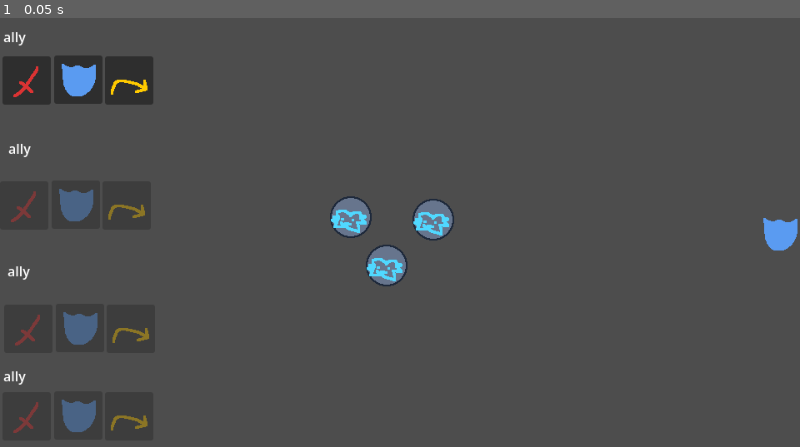
Above: before the commit, frame 1.
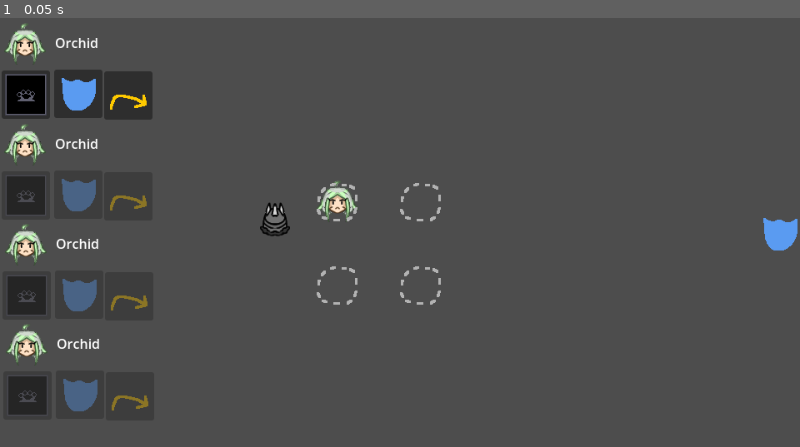
Above: after the commit, the same moment.

Repository: glaceonicc/land-of-the-bleeding-sun
Game: Godot game, scene res://battle.tscn
Same seed, same stepped clock (60 frames per second), same inputs: the game is played once before the commit and once after it. The project has no main scene, so this scene is started directly.
Inputs:
- Up to frame 1 (0.05 s): no input

The runs differ from the first frame. In frame 1, 7.0% of the frame differs, in the area x 0-57%, y 1-97%.

Commit message:
prototype3 ui
okau

Diff:
--- a/action_button.gd
+++ b/action_button.gd
@@ -12,6 +12,15 @@
 		disabled = false
 	else:
 		disabled = true
+	if buttontype == "a":
+		if id == 1:
+			icon = load(gl.w1.get("stats").get("sprite"))
+		if id == 2:
+			icon = load(gl.w2.get("stats").get("sprite"))
+		if id == 3:
+			icon = load(gl.w3.get("stats").get("sprite"))
+		if id == 4:
+			icon = load(gl.w4.get("stats").get("sprite"))
 
 func _on_pressed() -> void:
 	if buttontype == "b":
--- /dev/null
+++ b/allies.gd
@@ -0,0 +1,21 @@
+extends Node
+
+var Orchid = {
+	"info": {"name" = "Orchid", "sprite" = "res://allies/orchid.png"},
+	"basestats": {"hp" = 10.0, "dmg" = 1.0, "rng" = 1.0}
+}
+
+var JJM = {
+	"info": {"name" = "John Jebediah MatPat", "sprite" = "res://lemon.png"},
+	"basestats": {"hp" = 10.0, "dmg" = 1.0, "rng" = 1.0}
+}
+
+var Jamie = {
+	"info": {"name" = "Jamie", "sprite" = "res://lemon.png"},
+	"basestats": {"hp" = 10.0, "dmg" = 1.0, "rng" = 1.0}
+}
+
+var Glace = {
+	"info": {"name" = "Glace", "sprite" = "res://lemon.png"},
+	"basestats": {"hp" = 1000.0, "dmg" = 100.0, "rng" = 100.0}
+}
--- a/ally.gd
+++ b/ally.gd
@@ -8,6 +8,9 @@
 	gl.connect("attack", attack)
 	gl.connect("defend", defend)
 	gl.connect("bounce", bounce)
+
+	if id == 1:
+		$sprite.texture = load(gl.ally1.get("info").get("sprite"))
 
 func _physics_process(delta: float) -> void:
 	if aiming == true:
@@ -28,5 +31,6 @@
 	if gl.inarena == true:
 		$aim.global_position = get_global_mouse_position()
 		if Input.is_action_just_pressed("click"):
-			global_position = $aim.global_position
-			aiming == false
+			#global_position = $aim.global_position
+			aiming = false
+			gl.allyID += 1
--- a/ally.tscn
+++ b/ally.tscn
@@ -1,18 +1,7 @@
 [gd_scene format=3 uid="uid://bey501p0y6vtg"]
 
 [ext_resource type="Script" uid="uid://wc0sf7n71jg5" path="res://ally.gd" id="1_0mrcl"]
-[ext_resource type="Texture2D" uid="uid://b86hvuxgg1fpy" path="res://lemon.png" id="1_ikv81"]
-
-[sub_resource type="SpriteFrames" id="SpriteFrames_g4v7s"]
-animations = [{
-"frames": [{
-"duration": 1.0,
-"texture": ExtResource("1_ikv81")
-}],
-"loop": 1,
-"name": &"default",
-"speed": 5.0
-}]
+[ext_resource type="Texture2D" uid="uid://wkb14w7v1thy" path="res://area.png" id="3_bgssa"]
 
 [sub_resource type="CircleShape2D" id="CircleShape2D_g4v7s"]
 radius = 23.0
@@ -23,11 +12,21 @@
 [sub_resource type="CircleShape2D" id="CircleShape2D_57qmd"]
 radius = 32.0
 
+[sub_resource type="SpriteFrames" id="SpriteFrames_yf5fn"]
+animations = [{
+"frames": [{
+"duration": 1.0,
+"texture": ExtResource("3_bgssa")
+}],
+"loop": 1,
+"name": &"default",
+"speed": 5.0
+}]
+
 [node name="ally" type="CharacterBody2D" unique_id=1273971991]
 script = ExtResource("1_0mrcl")
 
-[node name="sprite" type="AnimatedSprite2D" parent="." unique_id=667972911]
-sprite_frames = SubResource("SpriteFrames_g4v7s")
+[node name="sprite" type="Sprite2D" parent="." unique_id=2094792557]
 
 [node name="hitbox" type="CollisionShape2D" parent="." unique_id=1743566028]
 shape = SubResource("CircleShape2D_g4v7s")
@@ -45,3 +44,6 @@
 [node name="hitbox" type="CollisionShape2D" parent="aim" unique_id=2013850829]
 shape = SubResource("CircleShape2D_57qmd")
 debug_color = Color(0.9575363, 4.813075e-07, 0.5346579, 0.41960785)
+
+[node name="sprite" type="AnimatedSprite2D" parent="aim" unique_id=94560167]
+sprite_frames = SubResource("SpriteFrames_yf5fn")
--- a/battle.gd
+++ b/battle.gd
@@ -1,29 +1,60 @@
 extends Node2D
 
 # BATTLE SCRIPT
+
+var allyscene = load("res://ally.tscn")
 
 func _ready() -> void:
 	gl.STATE = "pick1"
 	gl.allyID = 1
 
+	if gl.allycount == 4:
+		$ally4m.visible = true
+		var ally4 = allyscene.instantiate()
+		ally4.position = Vector2(505, 220)
+		ally4.id = 4
+		add_child(ally4)
+
+		$ally4m/icon4.texture = load(gl.ally4.get("info").get("sprite"))
+		$ally4m/name4.text = gl.ally4.get("info").get("name")
+	else:
+		$ally4m.visible = false
+	if gl.allycount >= 3:
+		$ally3m.visible = true
+
+		var ally3 = allyscene.instantiate()
+		ally3.position = Vector2(505, 320)
+		ally3.id = 3
+		add_child(ally3)
+
+		$ally3m/icon3.texture = load(gl.ally3.get("info").get("sprite"))
+		$ally3m/name3.text = gl.ally3.get("info").get("name")
+	else:
+		$ally3m.visible = false
+	if gl.allycount >= 2:
+		$ally2m.visible = true
+		var ally2 = allyscene.instantiate()
+		ally2.position = Vector2(405, 320)
+		ally2.id = 2
+		add_child(ally2)
+
+		$ally2m/icon2.texture = load(gl.ally2.get("info").get("sprite"))
+		$ally2m/name2.text = gl.ally2.get("info").get("name")
+	else:
+		$ally2m.visible = false
+	if gl.allycount >= 1:
+		$ally1m.visible = true
+
+		var ally1 = allyscene.instantiate()
+		ally1.position = Vector2(405, 220)
+		ally1.id = 1
+		add_child(ally1)
+
+		$ally1m/icon1.texture = load(gl.ally1.get("info").get("sprite"))
+		$ally1m/name1.text = gl.ally1.get("info").get("name")
+	else:
+		$ally1m.visible = false
+
 func _process(delta: float) -> void:
-	if gl.STATE == "pick1":
-		pick1()
-	if gl.STATE == "pick2":
-		pick2()
-	if gl.STATE == "pick3":
-		pick3()
-	if gl.STATE == "pick4":
-		pick4()
-
-func pick1():
-	pass
-
-func pick2():
-	pass
-
-func pick3():
-	pass
-
-func pick4():
-	pass
+	if gl.allyID > gl.allycount:
+		pass
--- a/battle.tscn
+++ b/battle.tscn
@@ -1,11 +1,12 @@
 [gd_scene format=3 uid="uid://54axlo7lcj0h"]
 
 [ext_resource type="Script" uid="uid://jxuix5wsf2yq" path="res://battle.gd" id="1_7sfm4"]
-[ext_resource type="PackedScene" uid="uid://bey501p0y6vtg" path="res://ally.tscn" id="1_ip7xm"]
 [ext_resource type="Script" uid="uid://qjb0ef4h03lr" path="res://area_mouse.gd" id="2_oxp8w"]
 [ext_resource type="PackedScene" uid="uid://bh4mtn3lielhy" path="res://action_button.tscn" id="4_6t8i5"]
 [ext_resource type="Texture2D" uid="uid://l5udwtm62yij" path="res://defend.png" id="5_0npn6"]
+[ext_resource type="Texture2D" uid="uid://b86hvuxgg1fpy" path="res://allies/lemon.png" id="6_dw4jg"]
 [ext_resource type="Texture2D" uid="uid://cbi700wy2y2wo" path="res://bounce.png" id="6_mhv3b"]
+[ext_resource type="PackedScene" uid="uid://bva2jskq36dxp" path="res://enemy_worm.tscn" id="7_0npn6"]
 
 [sub_resource type="ConvexPolygonShape2D" id="ConvexPolygonShape2D_g4v7s"]
 points = PackedVector2Array(-95, -192, 102, -192, 192, -93, 193, 92, 108, 192, -101, 192, -199, 97, -194, -100)
@@ -45,16 +46,6 @@
 
 [node name="hitbox" type="CollisionShape2D" parent="mouse" unique_id=1559881632]
 shape = SubResource("ConvexPolygonShape2D_g4v7s")
-
-[node name="ally" parent="." unique_id=1832760700 instance=ExtResource("1_ip7xm")]
-position = Vector2(421, 239)
-id = 1
-
-[node name="ally2" parent="." unique_id=1427924156 instance=ExtResource("1_ip7xm")]
-position = Vector2(520, 242)
-
-[node name="ally3" parent="." unique_id=135383783 instance=ExtResource("1_ip7xm")]
-position = Vector2(464, 297)
 
 [node name="wallcollision" type="StaticBody2D" parent="." unique_id=1964425600]
 position = Vector2(455, 270)
@@ -110,164 +101,172 @@
 shape = SubResource("RectangleShape2D_mhv3b")
 debug_color = Color(0, 0.6, 0.69803923, 1)
 
-[node name="a1" parent="." unique_id=1512289011 instance=ExtResource("4_6t8i5")]
-offset_left = 3.0
-offset_top = 46.0
-offset_right = 61.0
-offset_bottom = 104.0
-buttontype = "a"
-id = 1
-
-[node name="Label" type="Label" parent="." unique_id=909799211]
-offset_left = 4.0
-offset_top = 11.0
-offset_right = 44.0
-offset_bottom = 34.0
-text = "ally"
-metadata/_edit_use_anchors_ = true
-
-[node name="Label3" type="Label" parent="." unique_id=105582918]
-anchors_preset = -1
-anchor_left = -0.15
-anchor_top = 5.0869565
-anchor_right = -0.15
-anchor_bottom = 5.0869565
-offset_left = 9.0
-offset_top = 292.0
-offset_right = 49.0
-offset_bottom = 315.0
-text = "ally"
-metadata/_edit_use_anchors_ = true
-
-[node name="Label4" type="Label" parent="." unique_id=355947241]
-anchors_preset = -1
-anchor_left = -0.15
-anchor_top = 5.0869565
-anchor_right = -0.15
-anchor_bottom = 5.0869565
-offset_left = 4.0
-offset_top = 418.0
-offset_right = 44.0
-offset_bottom = 441.0
-text = "ally"
-metadata/_edit_use_anchors_ = true
-
-[node name="Label2" type="Label" parent="." unique_id=196220786]
-anchors_preset = -1
-anchor_left = 0.025
-anchor_top = 4.521739
-anchor_right = 0.025
-anchor_bottom = 4.521739
-offset_left = 10.0
-offset_top = 145.0
-offset_right = 50.0
-offset_bottom = 168.0
-text = "ally"
-metadata/_edit_use_anchors_ = true
-
-[node name="Button" parent="." unique_id=1811630541 instance=ExtResource("4_6t8i5")]
-offset_left = 65.0
-offset_top = 45.0
-offset_right = 123.0
-offset_bottom = 103.0
-icon = ExtResource("5_0npn6")
-buttontype = "d"
-id = 1
-
-[node name="Button2" parent="." unique_id=1514148083 instance=ExtResource("4_6t8i5")]
-offset_left = 126.0
-offset_top = 46.0
-offset_right = 184.0
-offset_bottom = 104.0
-icon = ExtResource("6_mhv3b")
-buttontype = "b"
-id = 1
-
-[node name="a2" parent="." unique_id=1857210758 instance=ExtResource("4_6t8i5")]
-offset_left = 0.0
-offset_top = 196.0
-offset_right = 58.0
-offset_bottom = 254.0
-buttontype = "a"
-id = 2
-
-[node name="Button3" parent="." unique_id=1858095319 instance=ExtResource("4_6t8i5")]
-offset_left = 62.0
-offset_top = 195.0
-offset_right = 120.0
-offset_bottom = 253.0
-icon = ExtResource("5_0npn6")
-buttontype = "d"
-id = 2
-
-[node name="Button4" parent="." unique_id=1540275016 instance=ExtResource("4_6t8i5")]
-offset_left = 123.0
-offset_top = 196.0
-offset_right = 181.0
-offset_bottom = 254.0
-icon = ExtResource("6_mhv3b")
-buttontype = "b"
-id = 2
-
-[node name="a3" parent="." unique_id=310475047 instance=ExtResource("4_6t8i5")]
-offset_left = 5.0
-offset_top = 344.0
-offset_right = 63.0
-offset_bottom = 402.0
-buttontype = "a"
-id = 3
-
-[node name="Button5" parent="." unique_id=147995864 instance=ExtResource("4_6t8i5")]
-offset_left = 67.0
-offset_top = 343.0
-offset_right = 125.0
-offset_bottom = 401.0
-icon = ExtResource("5_0npn6")
-buttontype = "d"
-id = 3
-
-[node name="Button6" parent="." unique_id=1520183573 instance=ExtResource("4_6t8i5")]
-offset_left = 128.0
-offset_top = 344.0
-offset_right = 186.0
-offset_bottom = 402.0
-icon = ExtResource("6_mhv3b")
-buttontype = "b"
-id = 3
-
-[node name="a4" parent="." unique_id=301593077 instance=ExtResource("4_6t8i5")]
-offset_left = 3.0
-offset_top = 449.0
-offset_right = 61.0
-offset_bottom = 507.0
-buttontype = "a"
-id = 4
-
-[node name="Button7" parent="." unique_id=813181824 instance=ExtResource("4_6t8i5")]
-offset_left = 65.0
-offset_top = 448.0
-offset_right = 123.0
-offset_bottom = 506.0
-icon = ExtResource("5_0npn6")
-buttontype = "d"
-id = 4
-
-[node name="Button8" parent="." unique_id=1182174381 instance=ExtResource("4_6t8i5")]
-offset_left = 126.0
-offset_top = 449.0
-offset_right = 184.0
-offset_bottom = 507.0
-icon = ExtResource("6_mhv3b")
-buttontype = "b"
-id = 4
-
 [node name="Defend" type="Sprite2D" parent="." unique_id=1720819443]
 position = Vector2(936, 259)
 texture = ExtResource("5_0npn6")
 
-[node name="Defend2" type="Sprite2D" parent="." unique_id=41169033]
-position = Vector2(995, 255)
-texture = ExtResource("5_0npn6")
+[node name="ally1m" type="Node2D" parent="." unique_id=276674567]
+
+[node name="name1" type="Label" parent="ally1m" unique_id=909799211]
+offset_left = 66.0
+offset_top = 18.0
+offset_right = 106.0
+offset_bottom = 41.0
+text = "ally"
+metadata/_edit_use_anchors_ = true
+
+[node name="a1" parent="ally1m" unique_id=1512289011 instance=ExtResource("4_6t8i5")]
+offset_left = 2.0
+offset_top = 63.0
+offset_right = 60.0
+offset_bottom = 121.0
+buttontype = "a"
+id = 1
+
+[node name="d1" parent="ally1m" unique_id=1811630541 instance=ExtResource("4_6t8i5")]
+offset_left = 65.0
+offset_top = 62.0
+offset_right = 123.0
+offset_bottom = 120.0
+icon = ExtResource("5_0npn6")
+buttontype = "d"
+id = 1
+
+[node name="b1" parent="ally1m" unique_id=1514148083 instance=ExtResource("4_6t8i5")]
+offset_left = 125.0
+offset_top = 64.0
+offset_right = 183.0
+offset_bottom = 122.0
+icon = ExtResource("6_mhv3b")
+buttontype = "b"
+id = 1
+
+[node name="icon1" type="Sprite2D" parent="ally1m" unique_id=680117819]
+position = Vector2(30, 31)
+texture = ExtResource("6_dw4jg")
+
+[node name="ally2m" type="Node2D" parent="." unique_id=654359492]
+
+[node name="name2" type="Label" parent="ally2m" unique_id=2130253157]
+offset_left = 66.0
+offset_top = 139.0
+offset_right = 106.0
+offset_bottom = 162.0
+text = "ally"
+metadata/_edit_use_anchors_ = true
+
+[node name="a2" parent="ally2m" unique_id=728372244 instance=ExtResource("4_6t8i5")]
+offset_left = 2.0
+offset_top = 184.0
+offset_right = 60.0
+offset_bottom = 242.0
+buttontype = "a"
+id = 2
+
+[node name="d2" parent="ally2m" unique_id=365833872 instance=ExtResource("4_6t8i5")]
+offset_left = 65.0
+offset_top = 183.0
+offset_right = 123.0
+offset_bottom = 241.0
+icon = ExtResource("5_0npn6")
+buttontype = "d"
+id = 2
+
+[node name="b2" parent="ally2m" unique_id=2120827134 instance=ExtResource("4_6t8i5")]
+offset_left = 125.0
+offset_top = 185.0
+offset_right = 183.0
+offset_bottom = 243.0
+icon = ExtResource("6_mhv3b")
+buttontype = "b"
+id = 2
+
+[node name="icon2" type="Sprite2D" parent="ally2m" unique_id=614049074]
+position = Vector2(30, 152)
+texture = ExtResource("6_dw4jg")
+
+[node name="ally3m" type="Node2D" parent="." unique_id=2042021850]
+
+[node name="name3" type="Label" parent="ally3m" unique_id=1504038022]
+offset_left = 67.0
+offset_top = 259.0
+offset_right = 107.0
+offset_bottom = 282.0
+text = "ally"
+metadata/_edit_use_anchors_ = true
+
+[node name="a3" parent="ally3m" unique_id=760634920 instance=ExtResource("4_6t8i5")]
+offset_left = 3.0
+offset_top = 304.0
+offset_right = 61.0
+offset_bottom = 362.0
+buttontype = "a"
+id = 3
+
+[node name="d3" parent="ally3m" unique_id=671372103 instance=ExtResource("4_6t8i5")]
+offset_left = 66.0
+offset_top = 303.0
+offset_right = 124.0
+offset_bottom = 361.0
+icon = ExtResource("5_0npn6")
+buttontype = "d"
+id = 3
+
+[node name="b3" parent="ally3m" unique_id=1912489217 instance=ExtResource("4_6t8i5")]
+offset_left = 126.0
+offset_top = 305.0
+offset_right = 184.0
+offset_bottom = 363.0
+icon = ExtResource("6_mhv3b")
+buttontype = "b"
+id = 3
+
+[node name="icon3" type="Sprite2D" parent="ally3m" unique_id=1069220140]
+position = Vector2(31, 272)
+texture = ExtResource("6_dw4jg")
+
+[node name="ally4m" type="Node2D" parent="." unique_id=99426130]
+
+[node name="name4" type="Label" parent="ally4m" unique_id=1226988516]
+offset_left = 68.0
+offset_top = 379.0
+offset_right = 108.0
+offset_bottom = 402.0
+text = "ally"
+metadata/_edit_use_anchors_ = true
+
+[node name="a4" parent="ally4m" unique_id=1877492549 instance=ExtResource("4_6t8i5")]
+offset_left = 4.0
+offset_top = 424.0
+offset_right = 62.0
+offset_bottom = 482.0
+buttontype = "a"
+id = 4
+
+[node name="d4" parent="ally4m" unique_id=1579269070 instance=ExtResource("4_6t8i5")]
+offset_left = 67.0
+offset_top = 423.0
+offset_right = 125.0
+offset_bottom = 481.0
+icon = ExtResource("5_0npn6")
+buttontype = "d"
+id = 4
+
+[node name="b4" parent="ally4m" unique_id=973943480 instance=ExtResource("4_6t8i5")]
+offset_left = 127.0
+offset_top = 425.0
+offset_right = 185.0
+offset_bottom = 483.0
+icon = ExtResource("6_mhv3b")
+buttontype = "b"
+id = 4
+
+[node name="icon4" type="Sprite2D" parent="ally4m" unique_id=290019576]
+position = Vector2(32, 392)
+texture = ExtResource("6_dw4jg")
+
+[node name="enemy" parent="." unique_id=1590059883 instance=ExtResource("7_0npn6")]
+position = Vector2(330, 242)
 
 [connection signal="mouse_entered" from="mouse" to="mouse" method="_on_mouse_entered"]
 [connection signal="mouse_exited" from="mouse" to="mouse" method="_on_mouse_exited"]
--- /dev/null
+++ b/enemy.gd
@@ -0,0 +1,9 @@
+extends StaticBody2D
+
+@export var enemytype = "openworm"
+
+func _ready() -> void:
+	pass
+
+func _process(delta: float) -> void:
+	pass
--- /dev/null
+++ b/enemy_worm.tscn
@@ -0,0 +1,37 @@
+[gd_scene format=3 uid="uid://bva2jskq36dxp"]
+
+[ext_resource type="Texture2D" uid="uid://3o3a22f65jr1" path="res://enemy/openworm.png" id="1_qlrv5"]
+[ext_resource type="Script" uid="uid://3h17aqqicodi" path="res://enemy.gd" id="1_rl7eq"]
+
+[sub_resource type="SpriteFrames" id="SpriteFrames_g4v7s"]
+animations = [{
+"frames": [{
+"duration": 1.0,
+"texture": ExtResource("1_qlrv5")
+}],
+"loop": 1,
+"name": &"openworm",
+"speed": 5.0
+}]
+
+[sub_resource type="CircleShape2D" id="CircleShape2D_g4v7s"]
+radius = 18.027756
+
+[sub_resource type="CircleShape2D" id="CircleShape2D_yf5fn"]
+radius = 22.203604
+
+[node name="enemy" type="StaticBody2D" unique_id=1590059883]
+script = ExtResource("1_rl7eq")
+
+[node name="sprite" type="AnimatedSprite2D" parent="." unique_id=890706742]
+sprite_frames = SubResource("SpriteFrames_g4v7s")
+animation = &"openworm"
+
+[node name="hitbox" type="CollisionShape2D" parent="." unique_id=854537685]
+shape = SubResource("CircleShape2D_g4v7s")
+
+[node name="die_area" type="Area2D" parent="." unique_id=1632031376]
+
+[node name="htibox" type="CollisionShape2D" parent="die_area" unique_id=387361051]
+shape = SubResource("CircleShape2D_yf5fn")
+debug_color = Color(0.5659202, 0.5079052, 0.62807155, 0.41960785)
--- a/gl.gd
+++ b/gl.gd
@@ -6,6 +6,18 @@
 var STATE = "none"
 var allyID = 0
 
+var allycount = 4
+
+var ally1 = allies.Orchid
+var ally2 = allies.Orchid
+var ally3 = allies.Orchid
+var ally4 = allies.Orchid
+
+var w1 = items.fist
+var w2 = items.fist
+var w3 = items.fist
+var w4 = items.fist
+
 signal progress_turn
 
 signal attack
--- a/items.gd
+++ b/items.gd
@@ -1,3 +1,6 @@
 extends Node
 
-var fist = {}
+var fist = {
+	"stats": {"type" = "meele", "dmg" = 1, "range" = 1, "sprite" = "res://items/StoneKnuckles_weppons.png"},
+
+}
--- a/project.godot
+++ b/project.godot
@@ -16,8 +16,9 @@
 
 [autoload]
 
+allies="*uid://dhp5hb7ah2lqn"
+items="*uid://b8lumhifu6p5c"
 gl="*uid://8bvglm7rn84d"
-items="*uid://b8lumhifu6p5c"
 
 [display]
 
Not shown, added: allies.gd.uid
Binary file added: allies/fach.png
Not shown, added: allies/fach.png.import
Binary file added: allies/john.png
Not shown, changed: allies/john.png.import
Renamed: lemon.png -> allies/lemon.png
Not shown, added: allies/lemon.png.import
Binary file added: allies/orchid.png
Not shown, added: allies/orchid.png.import
Binary file added: area.png
Not shown, added: area.png.import
Not shown, added: enemy.gd.uid
(and 18 more such lines)
